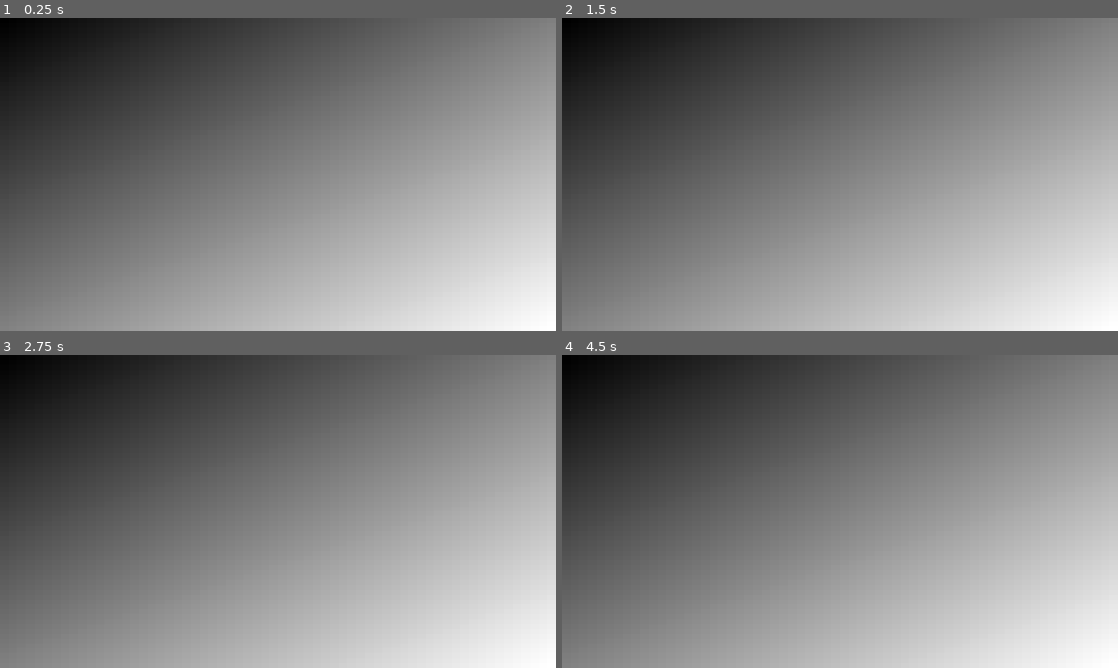
Above: before the commit, frames 1-4 (two rows, left to right).
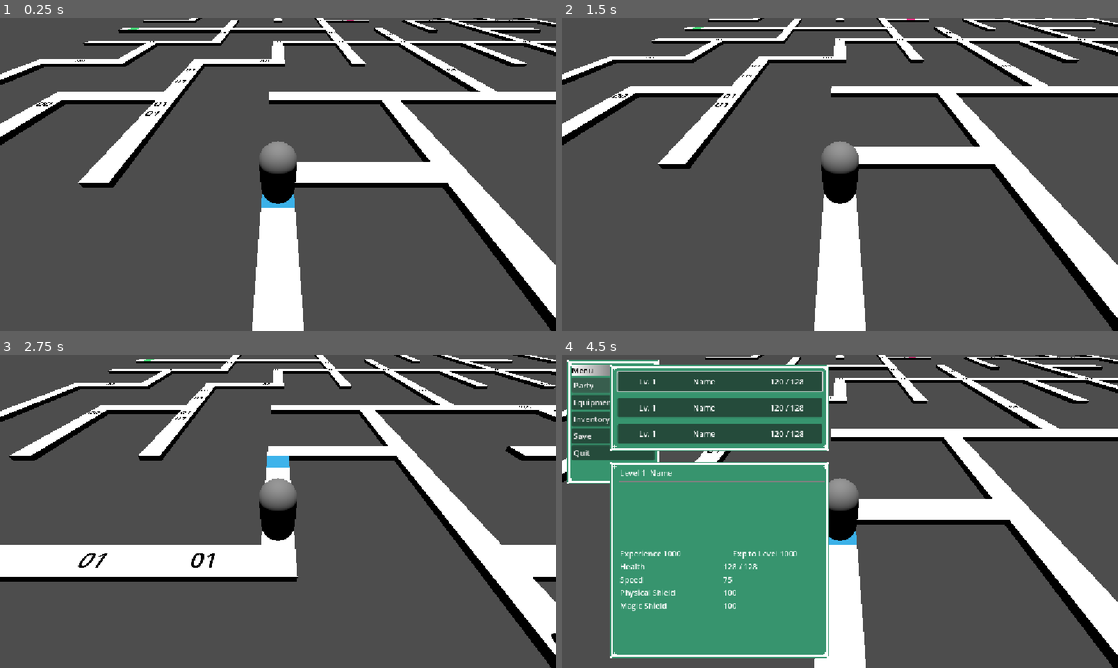
Above: after the commit, the same moments.

Repository: xiro-codes/new-game-project.5
Game: Godot game, scene res://game.tscn
Two runs of this game, one before a commit and one after it. Both use one fixed random seed, a clock stepped at 60 frames per second and the inputs below. The engine's default icon, where the game draws it, is replaced by a stand-in: a white triangle on a blue panel in a dark square.
Inputs (mouse positions are in pixels of both pictures, inside the frame that each line leads up to):
- Up to frame 1 (0.25 s): no input
- Up to frame 2 (1.5 s): tap Enter (ui_accept) at 0.5, 1.35 s; hold D (move_right) 0.53-1.28 s; hold Enter (ui_accept) 0.53-1.28 s; hold S (move_backward) from 1.28 s (still down)
- Up to frame 3 (2.75 s): tap Enter (ui_accept) at 1.52, 1.82 s; release S (move_backward) at 2.03 s; hold D (move_right) from 2.03 s (still down); hold Enter (ui_accept) from 2.03 s (still down)
- Up to frame 4 (4.5 s): release D (move_right) at 2.78 s; release Enter (ui_accept) at 2.78 s; hold W (move_forward) 2.78-3.53 s; tap Enter (ui_accept) at 2.85, 3.02, 3.32 s; hold A (move_left) 3.53-4.25 s; hold Enter (ui_accept) 3.53-4.25 s; tap I (open_menu) at 4.15 s; click (612, 386) at 4.25 s, where only the run after the commit has a clickable "Party"

The runs differ from the first frame. In frame 1, 81% of the frame differs, in the area x 0-100%, y 0-100%; in frame 2, 81%; in frame 3, 81%; in frame 4, 90%.
Error before the commit: Parse Error: Could not resolve external class member "display_name". (res://Battle/battle_manager.gd:319)
Error after the commit: Invalid access to property or key 'party' on a base object of type 'null instance'. (res://UI/GameMenu/SubMenus/PartyInfo/party_info.gd:9)

Commit message:
feat: Implement equipment system and UI for character gear management

Diff:
--- a/Battle/Combantants/combatant.gd
+++ b/Battle/Combantants/combatant.gd
@@ -106,7 +106,8 @@
 	is_turn_active = false # Reset
 	atb_gauge = 0.0 # Reset gauge
 	#_atb_timer.start() #restart timer
-	emit_signal("action_completed", self, self.member_data.weapon_gear.pick_random())
+	var action = self.member_data.get_action().pick_random()
+	emit_signal("action_completed", self, action)
 
 # Function to get the current ATB percentage (for UI display).
 func get_atb_percent() -> float:
--- a/Battle/UI/ActionMenu/action_menu.gd
+++ b/Battle/UI/ActionMenu/action_menu.gd
@@ -58,10 +58,15 @@
 	buttons[select_index].grab_focus()
 
 func setup_buttons():
-	for i in range(buttons.size()):
-		if owner.current_combatant.member_data.weapon_gear.size() - 1 < i:
-			continue
-		buttons[i].text = owner.current_combatant.member_data.weapon_gear[i].display_name
-		buttons[i].set_meta("gear", owner.current_combatant.member_data.weapon_gear[i])
-		buttons[i].show()
-		#buttons[i].pressed.connect(_on_action_selected.bind(buttons[i]))
+		var data: PartyMember = owner.current_combatant.member_data;
+		var main_hand:WeaponGearRes = data.equipment_slots.get(PartyMember.Slot.MainHand)
+		var off_hand: WeaponGearRes = data.equipment_slots.get(PartyMember.Slot.OffHand)
+
+		if main_hand:
+			buttons[0].text = main_hand.display_name
+			buttons[0].set_meta("gear", main_hand)
+			buttons[0].show()
+		if off_hand:
+			buttons[1].text = off_hand.display_name
+			buttons[1].set_meta("gear", off_hand)
+			buttons[1].show()
--- a/Battle/battle_manager.tscn
+++ b/Battle/battle_manager.tscn
@@ -13,13 +13,13 @@
 gradient = SubResource("Gradient_6oy3k")
 fill_to = Vector2(0.991453, 1)
 
-[node name="BattleManager" type="CanvasLayer"]
+[node name="BattleManager" type="CanvasLayer" unique_id=971223370]
 process_mode = 2
 script = ExtResource("1_bqdiw")
 player_combatant_scene = ExtResource("2_6wqu2")
 enemy_combatant_scene = ExtResource("3_c7p6n")
 
-[node name="Control" type="Control" parent="."]
+[node name="Control" type="Control" parent="." unique_id=279534876]
 layout_mode = 3
 anchors_preset = 15
 anchor_right = 1.0
@@ -27,7 +27,7 @@
 grow_horizontal = 2
 grow_vertical = 2
 
-[node name="TextureRect" type="TextureRect" parent="Control"]
+[node name="TextureRect" type="TextureRect" parent="Control" unique_id=46635943]
 layout_mode = 1
 anchors_preset = 15
 anchor_right = 1.0
@@ -36,7 +36,7 @@
 grow_vertical = 2
 texture = SubResource("GradientTexture2D_i6dci")
 
-[node name="Combatants" type="Control" parent="Control"]
+[node name="Combatants" type="Control" parent="Control" unique_id=2137144422]
 layout_mode = 1
 anchors_preset = 15
 anchor_right = 1.0
@@ -44,7 +44,7 @@
 grow_horizontal = 2
 grow_vertical = 2
 
-[node name="HBoxContainer" type="HBoxContainer" parent="Control/Combatants"]
+[node name="HBoxContainer" type="HBoxContainer" parent="Control/Combatants" unique_id=1218449195]
 layout_mode = 1
 anchors_preset = 15
 anchor_right = 1.0
@@ -52,62 +52,62 @@
 grow_horizontal = 2
 grow_vertical = 2
 
-[node name="CenterContainer2" type="CenterContainer" parent="Control/Combatants/HBoxContainer"]
+[node name="CenterContainer2" type="CenterContainer" parent="Control/Combatants/HBoxContainer" unique_id=1392356721]
 layout_mode = 2
 size_flags_horizontal = 3
 
-[node name="MonsterPartySlots" type="VBoxContainer" parent="Control/Combatants/HBoxContainer/CenterContainer2"]
+[node name="MonsterPartySlots" type="VBoxContainer" parent="Control/Combatants/HBoxContainer/CenterContainer2" unique_id=1315030485]
 unique_name_in_owner = true
 layout_mode = 2
 size_flags_horizontal = 3
 
-[node name="1" type="MarginContainer" parent="Control/Combatants/HBoxContainer/CenterContainer2/MonsterPartySlots"]
+[node name="1" type="MarginContainer" parent="Control/Combatants/HBoxContainer/CenterContainer2/MonsterPartySlots" unique_id=584315459]
 layout_mode = 2
 theme_override_constants/margin_top = 10
 theme_override_constants/margin_bottom = 10
 
-[node name="2" type="MarginContainer" parent="Control/Combatants/HBoxContainer/CenterContainer2/MonsterPartySlots"]
+[node name="2" type="MarginContainer" parent="Control/Combatants/HBoxContainer/CenterContainer2/MonsterPartySlots" unique_id=385580622]
 layout_mode = 2
 theme_override_constants/margin_top = 10
 theme_override_constants/margin_bottom = 10
 
-[node name="3" type="MarginContainer" parent="Control/Combatants/HBoxContainer/CenterContainer2/MonsterPartySlots"]
+[node name="3" type="MarginContainer" parent="Control/Combatants/HBoxContainer/CenterContainer2/MonsterPartySlots" unique_id=1062348418]
 layout_mode = 2
 theme_override_constants/margin_top = 10
 theme_override_constants/margin_bottom = 10
 
-[node name="CenterContainer" type="CenterContainer" parent="Control/Combatants/HBoxContainer"]
+[node name="CenterContainer" type="CenterContainer" parent="Control/Combatants/HBoxContainer" unique_id=1835650383]
 layout_mode = 2
 size_flags_horizontal = 3
 
-[node name="PlayerPartySlots" type="VBoxContainer" parent="Control/Combatants/HBoxContainer/CenterContainer"]
+[node name="PlayerPartySlots" type="VBoxContainer" parent="Control/Combatants/HBoxContainer/CenterContainer" unique_id=128559488]
 unique_name_in_owner = true
 layout_mode = 2
 size_flags_horizontal = 3
 
-[node name="1" type="MarginContainer" parent="Control/Combatants/HBoxContainer/CenterContainer/PlayerPartySlots"]
+[node name="1" type="MarginContainer" parent="Control/Combatants/HBoxContainer/CenterContainer/PlayerPartySlots" unique_id=307869046]
 layout_mode = 2
 theme_override_constants/margin_top = 10
 theme_override_constants/margin_bottom = 10
 
-[node name="2" type="MarginContainer" parent="Control/Combatants/HBoxContainer/CenterContainer/PlayerPartySlots"]
+[node name="2" type="MarginContainer" parent="Control/Combatants/HBoxContainer/CenterContainer/PlayerPartySlots" unique_id=36668998]
 layout_mode = 2
 theme_override_constants/margin_top = 10
 theme_override_constants/margin_bottom = 10
 
-[node name="3" type="MarginContainer" parent="Control/Combatants/HBoxContainer/CenterContainer/PlayerPartySlots"]
+[node name="3" type="MarginContainer" parent="Control/Combatants/HBoxContainer/CenterContainer/PlayerPartySlots" unique_id=70327278]
 layout_mode = 2
 theme_override_constants/margin_top = 10
 theme_override_constants/margin_bottom = 10
 
-[node name="ResultUI" parent="Control" instance=ExtResource("2_bqdiw")]
+[node name="ResultUI" parent="Control" unique_id=1072325083 instance=ExtResource("2_bqdiw")]
 unique_name_in_owner = true
 visible = false
 layout_mode = 1
 
-[node name="ActionMenu" parent="Control" instance=ExtResource("2_xb3vn")]
+[node name="ActionMenu" parent="Control" unique_id=599296808 instance=ExtResource("2_xb3vn")]
 unique_name_in_owner = true
 visible = false
 layout_mode = 1
 
-[node name="Targeter" parent="." instance=ExtResource("6_i6dci")]
+[node name="Targeter" parent="." unique_id=2042678947 instance=ExtResource("6_i6dci")]
--- a/Data/Characters/Monsters/Ghost.tres
+++ b/Data/Characters/Monsters/Ghost.tres
@@ -1,25 +1,16 @@
-[gd_resource type="Resource" script_class="MonsterPartyMember" load_steps=7 format=3 uid="uid://bipqqu3iukmfw"]
+[gd_resource type="Resource" script_class="MonsterPartyMember" format=3 uid="uid://bipqqu3iukmfw"]
 
 [ext_resource type="Script" uid="uid://c5wrlkwkqn8t7" path="res://Libs/Resources/monster_party_member.gd" id="1_1bdox"]
-[ext_resource type="Script" uid="uid://dwcoltpf3fmrp" path="res://Libs/Resources/defence_gear.gd" id="1_xwrec"]
-[ext_resource type="Script" uid="uid://3bmgpwppvnyu" path="res://Libs/Resources/weapon_gear.gd" id="2_o415m"]
 [ext_resource type="Texture2D" uid="uid://c08dojpgnbnss" path="res://Assets/Monsters/ghost.png" id="3_cgm8g"]
-[ext_resource type="Resource" uid="uid://tfr0a3dejl2g" path="res://Data/Gear/MonsterGear/Attacks/boo.tres" id="3_o415m"]
 [ext_resource type="Script" uid="uid://dda1krjpsv7kc" path="res://Libs/Resources/gear_res.gd" id="4_cgm8g"]
 
 [resource]
 script = ExtResource("1_1bdox")
-exp_value = 10
 display_name = "Ghost"
-level = 1
 base_hp = 3
 current_hp = 3
 speed = 0.035
 base_melee_shield = 10
 base_magic_shield = 10
-weapon_gear = Array[ExtResource("4_cgm8g")]([ExtResource("3_o415m")])
-weapon_slots = Dictionary[int, ExtResource("2_o415m")]({})
-body_slots = Dictionary[int, ExtResource("1_xwrec")]({})
 texture = ExtResource("3_cgm8g")
-exp_owned = 0
 metadata/_custom_type_script = "uid://c5wrlkwkqn8t7"
--- a/Data/Characters/PartyMembers/Drake.tres
+++ b/Data/Characters/PartyMembers/Drake.tres
@@ -1,12 +1,8 @@
 [gd_resource type="Resource" script_class="PartyMember" format=3 uid="uid://d0p5pr741746w"]
 
-[ext_resource type="Script" uid="uid://dwcoltpf3fmrp" path="res://Libs/Resources/defence_gear.gd" id="1_hihsm"]
 [ext_resource type="Script" uid="uid://bnhskctdneq3g" path="res://Libs/Resources/party_member.gd" id="1_m2eq3"]
 [ext_resource type="Texture2D" uid="uid://dl32wf5541y87" path="res://Assets/Characters/Heros.png" id="2_mqbud"]
-[ext_resource type="Script" uid="uid://3bmgpwppvnyu" path="res://Libs/Resources/weapon_gear.gd" id="3_kawwe"]
 [ext_resource type="Script" uid="uid://dda1krjpsv7kc" path="res://Libs/Resources/gear_res.gd" id="4_hkisf"]
-[ext_resource type="Resource" uid="uid://c6exnp6oxgqf4" path="res://Data/Gear/WeaponGear/Axes/Training Axe.tres" id="4_kawwe"]
-[ext_resource type="Resource" uid="uid://bllm5baiysnkk" path="res://Data/Gear/WeaponGear/Swords/Training Sword.tres" id="5_5evyv"]
 
 [sub_resource type="AtlasTexture" id="AtlasTexture_n7l8t"]
 atlas = ExtResource("2_mqbud")
@@ -15,10 +11,5 @@
 [resource]
 script = ExtResource("1_m2eq3")
 display_name = "Drake"
-weapon_gear = Array[ExtResource("4_hkisf")]([ExtResource("4_kawwe"), ExtResource("5_5evyv")])
-weapon_slots = Dictionary[int, ExtResource("3_kawwe")]({
-0: null,
-1: null
-})
 texture = SubResource("AtlasTexture_n7l8t")
 metadata/_custom_type_script = "uid://bnhskctdneq3g"
--- a/Data/Characters/PartyMembers/Maya.tres
+++ b/Data/Characters/PartyMembers/Maya.tres
@@ -1,12 +1,8 @@
 [gd_resource type="Resource" script_class="PartyMember" format=3 uid="uid://tjybtpn63jwi"]
 
 [ext_resource type="Script" uid="uid://bnhskctdneq3g" path="res://Libs/Resources/party_member.gd" id="1_heo8t"]
-[ext_resource type="Script" uid="uid://dwcoltpf3fmrp" path="res://Libs/Resources/defence_gear.gd" id="1_yaoph"]
 [ext_resource type="Texture2D" uid="uid://dl32wf5541y87" path="res://Assets/Characters/Heros.png" id="2_vsk6g"]
-[ext_resource type="Script" uid="uid://3bmgpwppvnyu" path="res://Libs/Resources/weapon_gear.gd" id="3_ug4ea"]
 [ext_resource type="Script" uid="uid://dda1krjpsv7kc" path="res://Libs/Resources/gear_res.gd" id="4_gef6t"]
-[ext_resource type="Resource" uid="uid://c1mq7an3nqtaf" path="res://Data/Gear/WeaponGear/Bows/Training Bow.tres" id="4_ug4ea"]
-[ext_resource type="Resource" uid="uid://bel0pnbue7jyp" path="res://Data/Gear/WeaponGear/Blades/Training Blade.tres" id="5_28o3q"]
 
 [sub_resource type="AtlasTexture" id="AtlasTexture_b63gh"]
 atlas = ExtResource("2_vsk6g")
@@ -15,6 +11,5 @@
 [resource]
 script = ExtResource("1_heo8t")
 display_name = "Maya"
-weapon_gear = Array[ExtResource("4_gef6t")]([ExtResource("4_ug4ea"), ExtResource("5_28o3q")])
 texture = SubResource("AtlasTexture_b63gh")
 metadata/_custom_type_script = "uid://bnhskctdneq3g"
--- /dev/null
+++ b/Data/Gear/HeadGear/SimpleHat.tres
@@ -0,0 +1,8 @@
+[gd_resource type="Resource" script_class="DefenceGearRes" format=3 uid="uid://dlrl55gjtv7w4"]
+
+[ext_resource type="Script" uid="uid://dwcoltpf3fmrp" path="res://Libs/Resources/defence_gear.gd" id="1_kwp4l"]
+
+[resource]
+script = ExtResource("1_kwp4l")
+valid_slots = Array[int]([2])
+metadata/_custom_type_script = "uid://dwcoltpf3fmrp"
--- a/Libs/Globals/inv_manager.tscn
+++ b/Libs/Globals/inv_manager.tscn
@@ -8,10 +8,10 @@
 [ext_resource type="Resource" uid="uid://djqaok7yh42wp" path="res://Data/Gear/WeaponGear/Magic/Fire.tres" id="6_b1lor"]
 [ext_resource type="Resource" uid="uid://bbky3ybdjne3" path="res://Data/Gear/WeaponGear/Magic/Aquara.tres" id="7_vraot"]
 [ext_resource type="Resource" uid="uid://s0phv6jbu1cx" path="res://Data/Gear/WeaponGear/Magic/Firaga.tres" id="8_pf3af"]
-[ext_resource type="Resource" uid="uid://bkyr2c0qd7bhq" path="res://Data/Gear/MonsterGear/Attacks/tusk.tres" id="9_ve63g"]
 [ext_resource type="Resource" uid="uid://cgx4htj3gv1vt" path="res://Data/Gear/WeaponGear/Bows/Old Bow.tres" id="10_pubax"]
+[ext_resource type="Resource" uid="uid://dlrl55gjtv7w4" path="res://Data/Gear/HeadGear/SimpleHat.tres" id="11_eljy4"]
 [ext_resource type="Resource" uid="uid://cdujlthpp1ngv" path="res://Data/Gear/WeaponGear/Axes/Old Axe.tres" id="11_kjgyd"]
 
 [node name="InvManager" type="Node" unique_id=151984512]
 script = ExtResource("1_otg54")
-items = Array[ExtResource("2_80awv")]([ExtResource("3_j7vna"), ExtResource("3_j7vna"), ExtResource("3_j7vna"), ExtResource("4_j7vna"), ExtResource("5_eljy4"), ExtResource("6_b1lor"), ExtResource("7_vraot"), ExtResource("8_pf3af"), ExtResource("9_ve63g"), ExtResource("4_j7vna"), ExtResource("10_pubax"), ExtResource("11_kjgyd"), ExtResource("6_b1lor"), ExtResource("8_pf3af")])
+items = Array[ExtResource("2_80awv")]([ExtResource("3_j7vna"), ExtResource("4_j7vna"), ExtResource("5_eljy4"), ExtResource("6_b1lor"), ExtResource("7_vraot"), ExtResource("8_pf3af"), ExtResource("4_j7vna"), ExtResource("10_pubax"), ExtResource("11_kjgyd"), ExtResource("6_b1lor"), ExtResource("8_pf3af"), ExtResource("11_eljy4")])
--- a/Libs/Resources/gear_res.gd
+++ b/Libs/Resources/gear_res.gd
@@ -1,4 +1,5 @@
 extends Resource
 class_name GearRes
-@export var display_name:string = "Default Gear"
+@export var display_name:String = "Default Gear"
 @export var equiped:bool = false
+@export var valid_slots: Array[PartyMember.Slot] = [PartyMember.Slot.MainHand, PartyMember.Slot.OffHand]
--- a/Libs/Resources/party_member.gd
+++ b/Libs/Resources/party_member.gd
@@ -54,3 +54,9 @@
 	if slot in [ Slot.MainHand, Slot.OffHand]:
 		item = item as WeaponGearRes
 		equipment_slots.set(slot, item)
+
+func get_action() -> Array[WeaponGearRes]:
+	return [
+		equipment_slots.get(Slot.MainHand),
+		equipment_slots.get(Slot.OffHand),
+	]
--- a/UI/GameMenu/SubMenus/EquipmentInfo/equipment_info.tscn
+++ b/UI/GameMenu/SubMenus/EquipmentInfo/equipment_info.tscn
@@ -3,7 +3,7 @@
 [ext_resource type="Script" uid="uid://2smrgtdomdrf" path="res://UI/GameMenu/SubMenus/EquipmentInfo/equipment_info.gd" id="1_65vur"]
 [ext_resource type="PackedScene" uid="uid://dofsxtluwh4nu" path="res://UI/GameMenu/SubMenus/InfoButton/info_button.tscn" id="2_5isxt"]
 [ext_resource type="PackedScene" uid="uid://cd4ouogidv7we" path="res://UI/GameMenu/SubMenus/EquipmentInfo/info_panel.tscn" id="3_5isxt"]
-[ext_resource type="Script" uid="uid://c1ebjibbv1emq" path="res://UI/GameMenu/SubMenus/EquipmentInfo/gear_list.gd" id="4_xcj7y"]
+[ext_resource type="PackedScene" uid="uid://1l6ue86uhqq7" path="res://UI/GameMenu/SubMenus/EquipmentInfo/gear_list.tscn" id="4_xcj7y"]
 
 [node name="EquipmentInfo" type="MarginContainer" unique_id=276120796 node_paths=PackedStringArray("buttons")]
 anchors_preset = 15
@@ -89,27 +89,6 @@
 size_flags_vertical = 3
 size_flags_stretch_ratio = 2.0
 
-[node name="GearList" type="HBoxContainer" parent="HBoxContainer/MarginContainer2/MarginContainer/VBoxContainer" unique_id=1103049103]
+[node name="GearList" parent="HBoxContainer/MarginContainer2/MarginContainer/VBoxContainer" unique_id=668612510 instance=ExtResource("4_xcj7y")]
 unique_name_in_owner = true
 layout_mode = 2
-size_flags_vertical = 3
-script = ExtResource("4_xcj7y")
-
-[node name="PanelContainer" type="PanelContainer" parent="HBoxContainer/MarginContainer2/MarginContainer/VBoxContainer/GearList" unique_id=1618082862]
-layout_mode = 2
-size_flags_horizontal = 3
-size_flags_vertical = 3
-metadata/_edit_use_anchors_ = true
-
-[node name="ScrollContainer" type="ScrollContainer" parent="HBoxContainer/MarginContainer2/MarginContainer/VBoxContainer/GearList/PanelContainer" unique_id=1996812081]
-layout_mode = 2
-follow_focus = true
-
-[node name="ListContainer" type="VBoxContainer" parent="HBoxContainer/MarginContainer2/MarginContainer/VBoxContainer/GearList/PanelContainer/ScrollContainer" unique_id=2051974928]
-layout_mode = 2
-size_flags_horizontal = 3
-size_flags_vertical = 3
-
-[node name="Container" type="Control" parent="HBoxContainer/MarginContainer2/MarginContainer/VBoxContainer/GearList" unique_id=872895357]
-layout_mode = 2
-size_flags_horizontal = 3
--- a/UI/GameMenu/SubMenus/EquipmentInfo/gear_list.gd
+++ b/UI/GameMenu/SubMenus/EquipmentInfo/gear_list.gd
@@ -11,6 +11,7 @@
 	set_state(Enums.EquipmentSelectionListState.INACTIVE)
 
 func setup():
+	#buttons.clear()
 	for button in list_container.get_children():
 		button.pressed.connect(_on_item_button_press.bind(button))
 		buttons.push_back(button)
@@ -19,11 +20,10 @@
 func _on_item_button_press(button: Button):
 	var target:PartyMember = %InfoPanel.get_meta("member")
 	var item = button.get_meta("item")
-	print(item)
-	print(target.display_name)
-
-	# target.equip()
-	print(button.text)
+	var slot = button.get_meta("item_slot")
+	target.equip(slot, item)
+	set_state(Enums.EquipmentSelectionListState.INACTIVE)
+	%InfoPanel.set_state(Enums.EquipmentSelectionMenuState.ACTIVE)
 
 func update_focus():
 	buttons[select_index].grab_focus()
--- /dev/null
+++ b/UI/GameMenu/SubMenus/EquipmentInfo/gear_list.tscn
@@ -0,0 +1,26 @@
+[gd_scene format=3 uid="uid://1l6ue86uhqq7"]
+
+[ext_resource type="Script" uid="uid://c1ebjibbv1emq" path="res://UI/GameMenu/SubMenus/EquipmentInfo/gear_list.gd" id="1_kghie"]
+
+[node name="GearList" type="HBoxContainer" unique_id=668612510]
+size_flags_vertical = 3
+script = ExtResource("1_kghie")
+
+[node name="PanelContainer" type="PanelContainer" parent="." unique_id=1460859762]
+layout_mode = 2
+size_flags_horizontal = 3
+size_flags_vertical = 3
+metadata/_edit_use_anchors_ = true
+
+[node name="ScrollContainer" type="ScrollContainer" parent="PanelContainer" unique_id=741565880]
+layout_mode = 2
+follow_focus = true
+
+[node name="ListContainer" type="VBoxContainer" parent="PanelContainer/ScrollContainer" unique_id=598349141]
+layout_mode = 2
+size_flags_horizontal = 3
+size_flags_vertical = 3
+
+[node name="Container" type="Control" parent="." unique_id=4977963]
+layout_mode = 2
+size_flags_horizontal = 3
--- a/UI/GameMenu/SubMenus/EquipmentInfo/info_panel.gd
+++ b/UI/GameMenu/SubMenus/EquipmentInfo/info_panel.gd
@@ -25,19 +25,24 @@
 	var main_hand = member.equipment_slots.get(PartyMember.Slot.MainHand);
 	if main_hand is WeaponGearRes:
 		%LHandButton.text = main_hand.display_name;
+		%LHandButton.set_meta("slot", PartyMember.Slot.MainHand)
 	var off_hand = member.equipment_slots.get(PartyMember.Slot.OffHand);
 	if off_hand is WeaponGearRes:
 		%RHandButton.text = off_hand.display_name;
+		%RHandButton.set_meta("slot", PartyMember.Slot.OffHand)
 
 
 func _on_equipment_button_press(button: Button):
 	var items:Array[GearRes] = InvManager.get_items()
 	%GearList.list_container.get_children().map(func(child): child.queue_free())
-	for item in items:
+	#%GearList.buttons.clear()
+	for item in items.filter(func(i): return i.valid_slots.has(button.get_meta("slot"))):
 		var label = Button.new()
 		label.text = item.display_name
 		%GearList.list_container.add_child(label)
 		label.set_meta("item", item)
+		label.set_meta("item_slot", button.get_meta("slot"))
+
 	%GearList.setup();
 	set_state(Enums.EquipmentSelectionMenuState.SELECTING)
 	%GearList.grab_focus()
@@ -65,6 +70,8 @@
 		update_focus()
 
 func update_focus():
+	if len(buttons) == 0:
+		return
 	buttons[select_index].grab_focus()
 
 
@@ -78,6 +85,7 @@
 		Enums.EquipmentSelectionMenuState.SELECTING:
 			set_process_input(false)
 		Enums.EquipmentSelectionMenuState.ACTIVE:
+			setup_details_panel(self.get_meta("member"))
 			set_process_input(true)
 			update_focus()
 			show()
--- a/UI/GameMenu/SubMenus/EquipmentInfo/info_panel.tscn
+++ b/UI/GameMenu/SubMenus/EquipmentInfo/info_panel.tscn
@@ -80,7 +80,7 @@
 [node name="LHandLabel" type="Label" parent="PanelContainer2/MarginContainer/VBoxContainer/Equipment/HBoxContainer" unique_id=560822286]
 layout_mode = 2
 size_flags_horizontal = 3
-text = "Left Hand"
+text = "Main Hand"
 
 [node name="LHandButton" type="Button" parent="PanelContainer2/MarginContainer/VBoxContainer/Equipment/HBoxContainer" unique_id=589876325]
 unique_name_in_owner = true
@@ -88,6 +88,7 @@
 layout_mode = 2
 size_flags_horizontal = 3
 text = "None"
+metadata/slot = 0
 
 [node name="HBoxContainer2" type="HBoxContainer" parent="PanelContainer2/MarginContainer/VBoxContainer/Equipment" unique_id=645289399]
 layout_mode = 2
@@ -95,13 +96,14 @@
 [node name="RHandLabel" type="Label" parent="PanelContainer2/MarginContainer/VBoxContainer/Equipment/HBoxContainer2" unique_id=357549659]
 layout_mode = 2
 size_flags_horizontal = 3
-text = "Right Hand"
+text = "Off Hand"
 
 [node name="RHandButton" type="Button" parent="PanelContainer2/MarginContainer/VBoxContainer/Equipment/HBoxContainer2" unique_id=979720738]
 unique_name_in_owner = true
 layout_mode = 2
 size_flags_horizontal = 3
 text = "None"
+metadata/slot = 1
 
 [node name="VBoxContainer4" type="HBoxContainer" parent="PanelContainer2/MarginContainer/VBoxContainer/Equipment" unique_id=1305861535]
 layout_mode = 2
@@ -116,6 +118,7 @@
 layout_mode = 2
 size_flags_horizontal = 3
 text = "None"
+metadata/slot = 2
 
 [node name="VBoxContainer3" type="HBoxContainer" parent="PanelContainer2/MarginContainer/VBoxContainer/Equipment" unique_id=1401742862]
 layout_mode = 2
@@ -130,6 +133,7 @@
 layout_mode = 2
 size_flags_horizontal = 3
 text = "None"
+metadata/slot = 3
 
 [node name="VBoxContainer2" type="HBoxContainer" parent="PanelContainer2/MarginContainer/VBoxContainer/Equipment" unique_id=240840375]
 layout_mode = 2
@@ -144,6 +148,7 @@
 layout_mode = 2
 size_flags_horizontal = 3
 text = "None"
+metadata/slot = 4
 
 [node name="VBoxContainer" type="HBoxContainer" parent="PanelContainer2/MarginContainer/VBoxContainer/Equipment" unique_id=243351821]
 layout_mode = 2
@@ -158,3 +163,4 @@
 layout_mode = 2
 size_flags_horizontal = 3
 text = "None"
+metadata/slot = 5
--- a/UI/GameMenu/SubMenus/GearButton/gear_button.gd
+++ /dev/null
@@ -1,5 +0,0 @@
-extends Button
-@export var slot_name = "Left Hand"
-func setup(gear_name: String):
-	%Label.text = slot_name
-	%Gear.text = gear_name
--- a/UI/GameMenu/SubMenus/GearButton/gear_button.tscn
+++ /dev/null
@@ -1,36 +0,0 @@
-[gd_scene load_steps=2 format=3 uid="uid://dobqnpspdmjnv"]
-
-[ext_resource type="Script" uid="uid://bagyil2lkibsg" path="res://UI/GameMenu/SubMenus/GearButton/gear_button.gd" id="1_j0vmc"]
-
-[node name="GearButton" type="Button"]
-custom_minimum_size = Vector2(0, 25)
-anchors_preset = 10
-anchor_right = 1.0
-offset_bottom = 8.0
-grow_horizontal = 2
-size_flags_horizontal = 3
-size_flags_vertical = 3
-script = ExtResource("1_j0vmc")
-
-[node name="MarginContainer" type="MarginContainer" parent="."]
-layout_mode = 1
-anchors_preset = 15
-anchor_right = 1.0
-anchor_bottom = 1.0
-grow_horizontal = 2
-grow_vertical = 2
-theme_override_constants/margin_left = 5
-theme_override_constants/margin_right = 5
-
-[node name="Label" type="Label" parent="MarginContainer"]
-unique_name_in_owner = true
-layout_mode = 2
-size_flags_horizontal = 3
-text = "Left Hand"
-
-[node name="Gear" type="Label" parent="MarginContainer"]
-unique_name_in_owner = true
-layout_mode = 2
-size_flags_horizontal = 3
-text = "None"
-horizontal_alignment = 2
Not shown: 1 places in Battle/battle_manager.tscn that only renumber resources
Not shown, removed: UI/GameMenu/SubMenus/GearButton/gear_button.gd.uid
